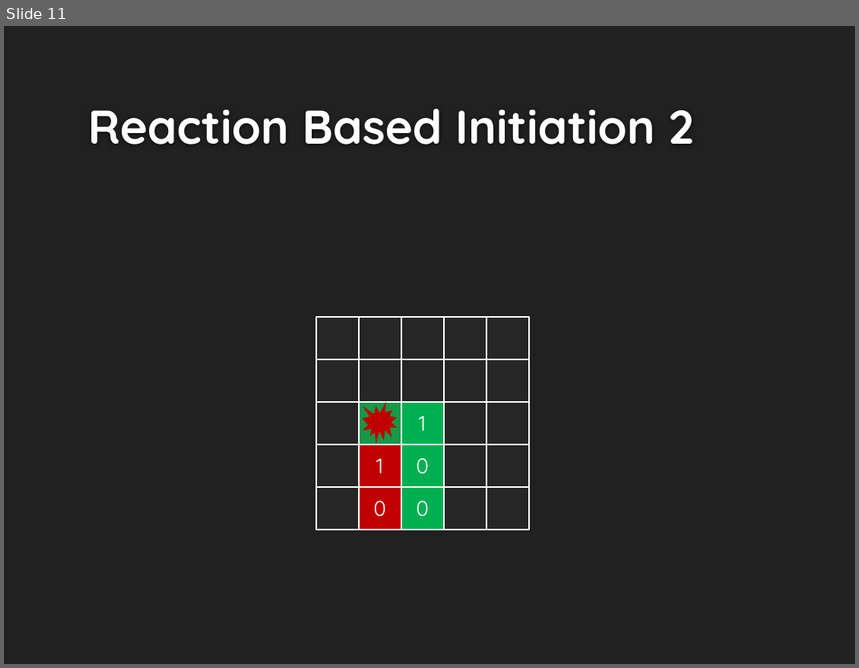
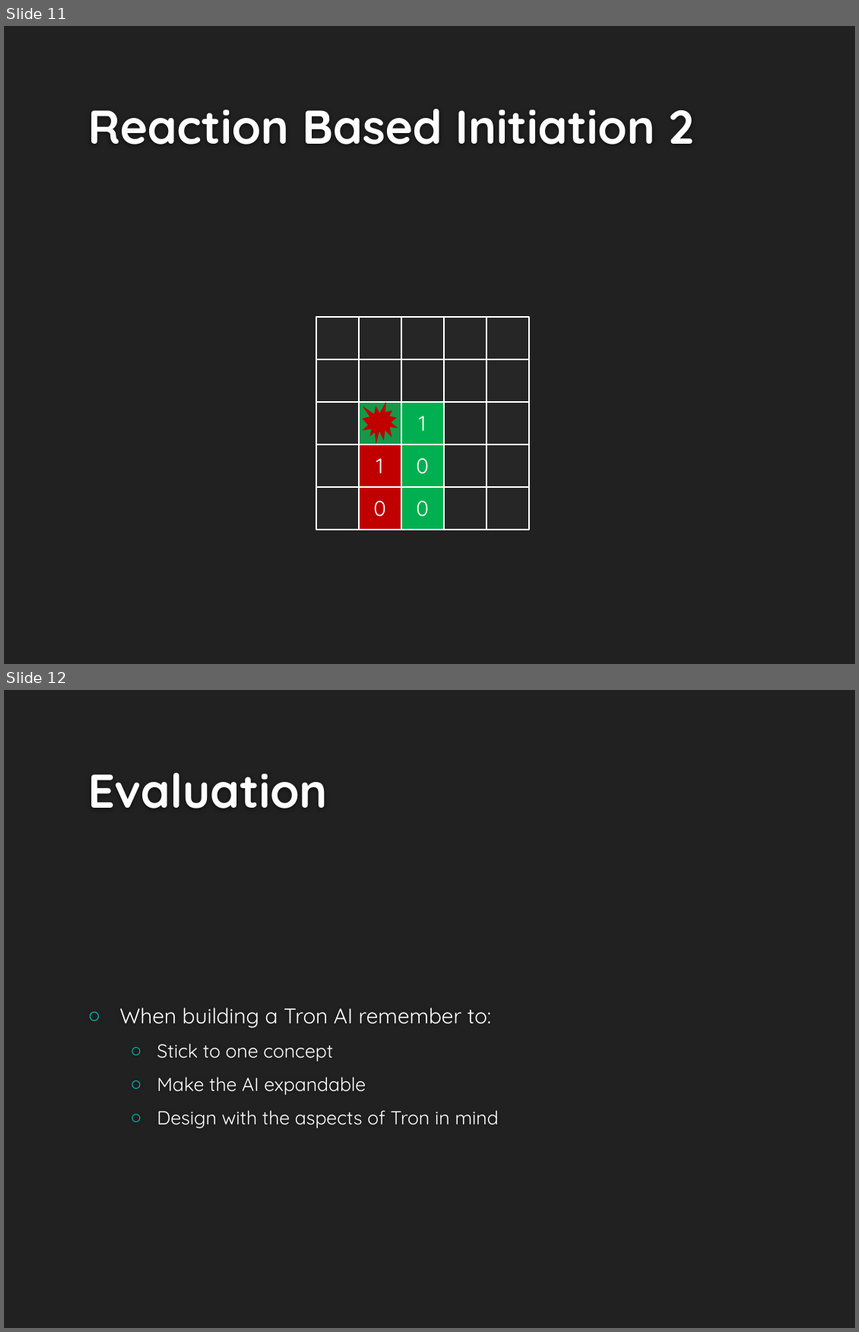
Before and after one commit to UWWAIProject/TronAI, a slide deck: Hammerhead Tron AI.pptx. Shown one above the other, each under a label of ours: slide 11 before the commit, slides 11 and 12 after it. The pictures are 859x668 and 859x1332 pixels, drawn with LibreOffice and Linux fonts; fonts in the diff are those of the drawing; background and template pictures are left out. Boxes give left, top, right and bottom in pixels: in the first picture for what was removed or moved away, otherwise in the second. Text is boxed around its words. In the diff, an @@ line names an element or a change of style, - is before the commit and + after.

```diff
--- a/Hammerhead Tron AI.pptx
+++ b/Hammerhead Tron AI.pptx
@@ slide 12 added at (4, 690, 855, 1328), background #212121 @@
@@ title added at (88, 773, 327, 809), 40 pt, text #FEFEFE, bold @@
+Evaluation
@@ text added at (120, 1008, 499, 1129), 16 pt, text #FFFFFF @@
+○ When building a Tron AI remember to:
+  ○ Stick to one concept
+  ○ Make the AI expandable
+  ○ Design with the aspects of Tron in mind
```
Also in this commit, not shown: 1 slide changed, 1 other slide added, 1 slide removed.
